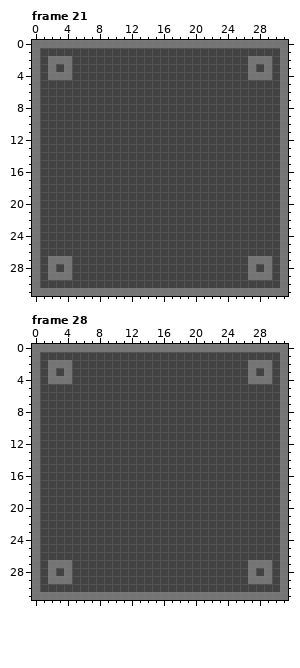
Pixel-art file -- Sprites/Map_Parts/MP-10-Mark.aseprite. Above: the version before the commit.
32x32 pixels, 30 frames. Shown: frame 21, frame 28. The commit also changed other frames, which this record leaves out.
After:
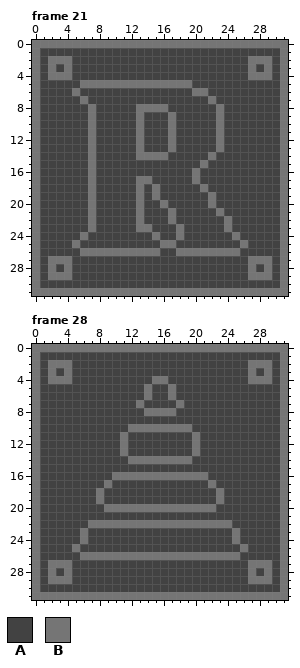
Palette (. is transparent): A #424242  B #757575
From old to new:
Frame 21, layer "Font Used SitkaB.ttc":
Colour A becomes colour B in row 5 at x 6 to 19; in row 6 at x 5 and 20 to 21; in row 7 at x 6 and 22; in row 8 at x 7, 13 to 16 and 23; in rows 9 to 13 at x 7, 13, 17 and 23; in row 14 at x 7, 13 to 16 and 22.
Colour A becomes colour B in row 15 at x 7 and 21; in row 16 at x 7 and 20; in row 17 at x 7, 13 to 14 and 20; in row 18 at x 7, 13, 15 and 21; in row 19 at x 7, 13, 15 and 22; in row 20 at x 7, 13, 16 and 22.
Colour A becomes colour B in row 21 at x 7, 13, 17 and 23; in row 22 at x 7, 13, 17 and 24; in row 23 at x 7, 13 to 14, 18 and 24; in row 24 at x 6, 15, 18 and 25; in row 25 at x 5, 16 to 17 and 26; in row 26 at x 6 to 15 and 18 to 25.
Frame 28, layer "Font Used SitkaB.ttc":
Colour A becomes colour B in row 4 at x 15 to 16; in rows 5 to 6 at x 14 and 17; in row 7 at x 13 and 18; in row 8 at x 14 to 17; in row 10 at x 12 to 19; in rows 11 to 13 at x 11 and 20.
Colour A becomes colour B in row 14 at x 12 to 19; in row 16 at x 10 to 21; in row 17 at x 9 and 22; in rows 18 to 19 at x 8 and 23; in row 20 at x 9 to 22; in row 22 at x 7 to 24.
Colour A becomes colour B in rows 23 to 24 at x 6 and 25; in row 25 at x 5 and 26; in row 26 at x 6 to 25.
Pixel boxes of the changes (left, top, right, bottom) in both pictures:
changed: (72, 80, 248, 256)
changed: (72, 376, 248, 560)
